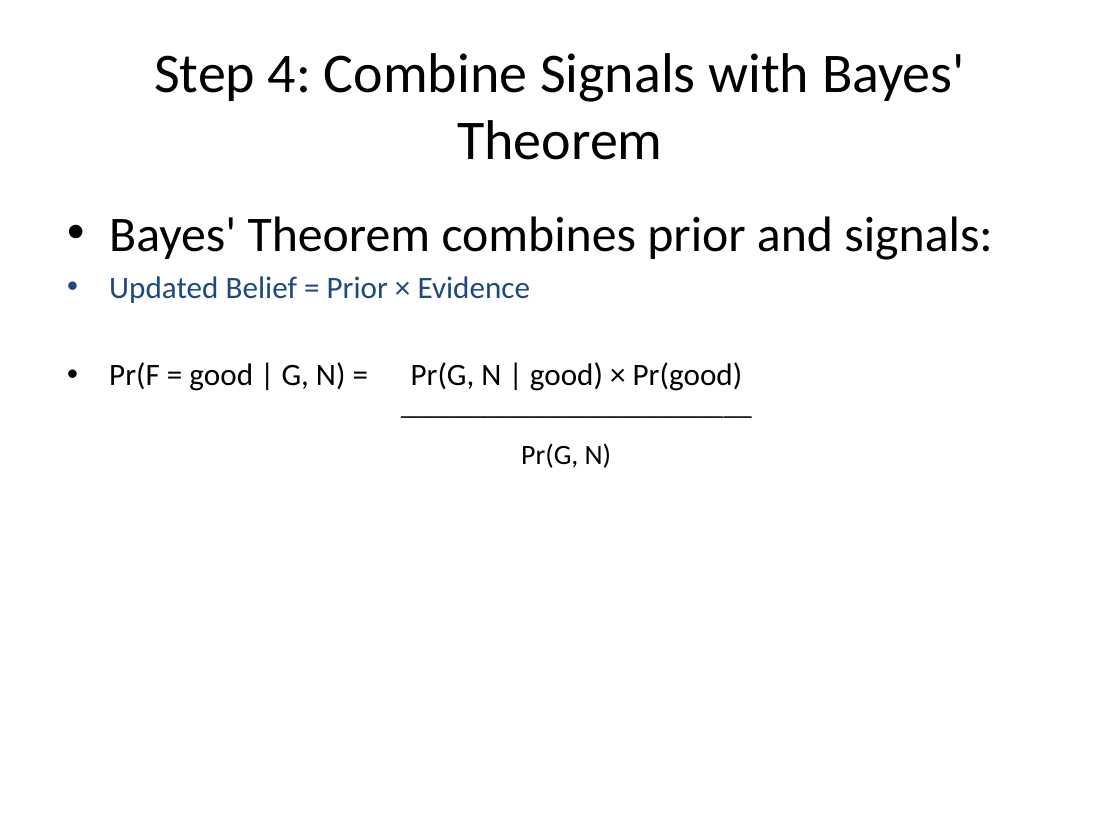
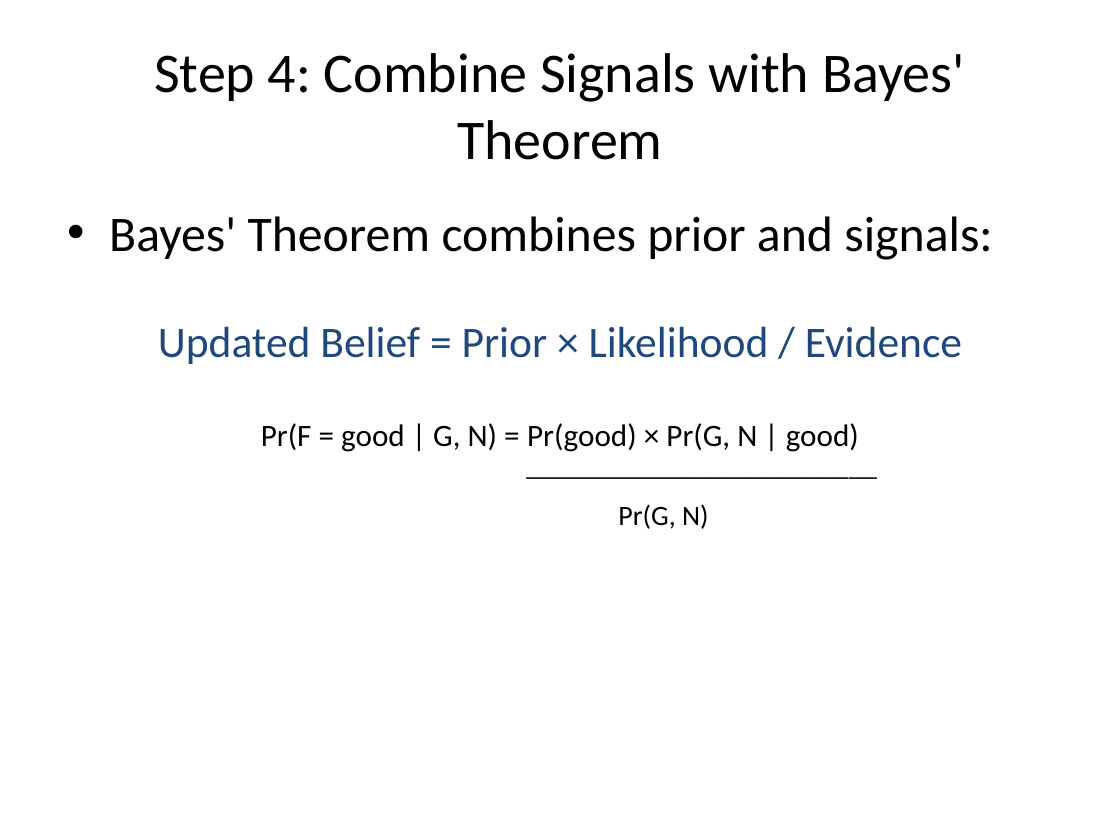
Before and after one commit to lisette-espin/NetworkEffectsGameTheory, a slide deck: slide 7 of pptx/Chaperon_Based_Hiring_Model.pptx. Drawn at 1120x840 pixels with LibreOffice and Linux fonts; fonts in the diff are those of the drawing. Boxes give left, top, right and bottom in pixels: in the first picture for what was removed or moved away, otherwise in the second. Text is boxed around its words. In the diff, an @@ line names an element or a change of style, - is before the commit and + after.

Commit message:
updating slides (Bayes and interpretation of heatmap

```diff
--- a/pptx/Chaperon_Based_Hiring_Model.pptx
+++ b/pptx/Chaperon_Based_Hiring_Model.pptx
@@ text at box(158, 326, 962, 452): text changed; size 20 to 28 pt; text colour #000000 to #1F497D @@
-• Updated Belief = Prior × Evidence
-• Pr(F = good | G, N) = Pr(G, N | good) × Pr(good)
+Updated Belief = Prior × Likelihood / Evidence
+Pr(F = good | G, N) = Pr(good) × Pr(G, N | good)
@@ text at box(618, 504, 709, 529): alignment left to centre @@
```
Also in this commit, not shown: 2 other slides changed, 1 slide added, 1 other file.
